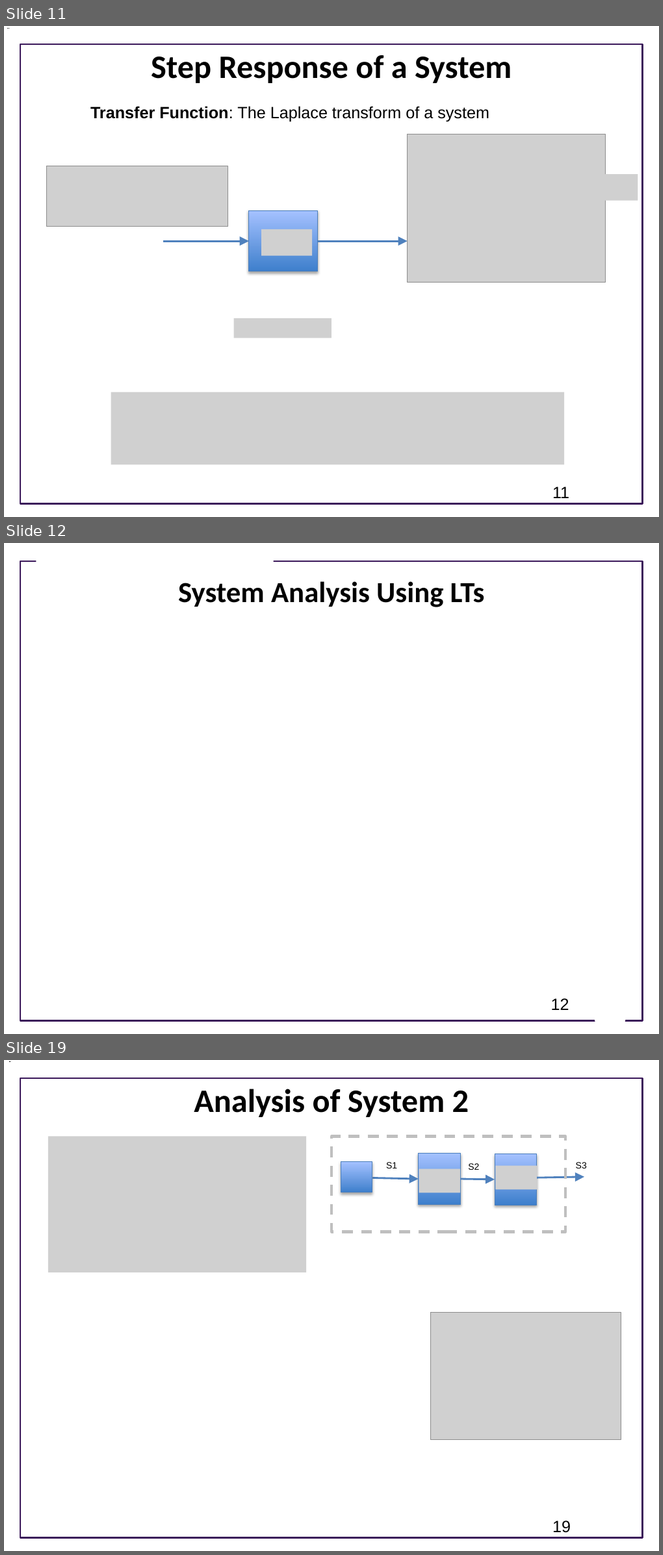
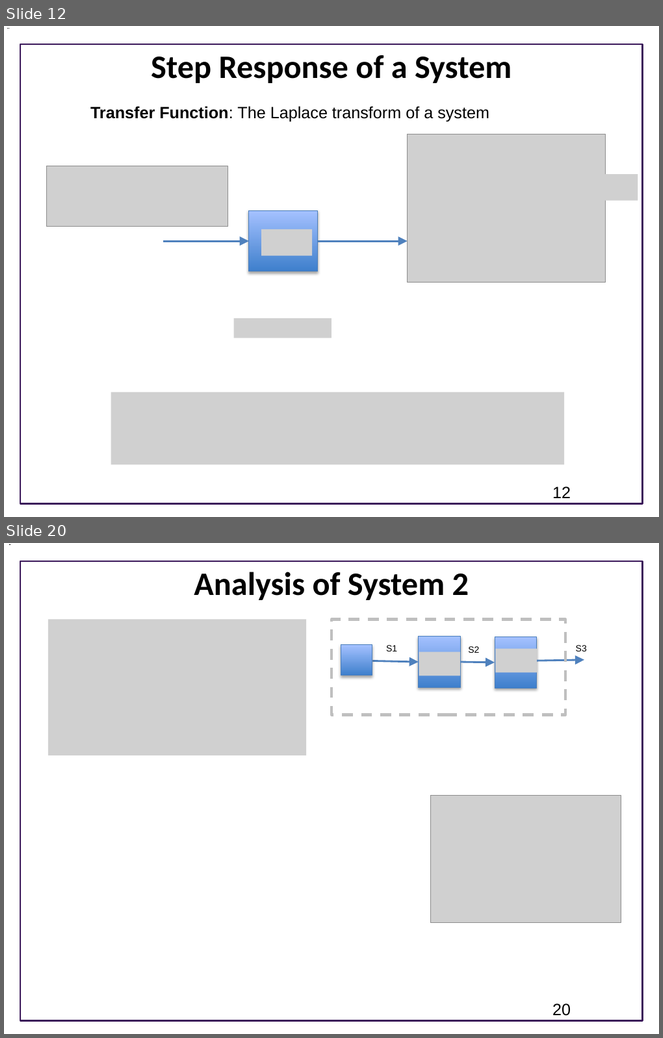
Before and after one commit to joseph-hellerstein/advanced-controls-lectures, a slide deck: Lecture_7-Laplace-Transforms/Laplace-Transforms.pptx. Shown one above the other, each under a label of ours: slides 11, 12 and 19 before the commit, slides 12 and 20 after it; the slides between them are not shown. The pictures are 663x1555 and 663x1038 pixels, drawn with LibreOffice and Linux fonts; fonts in the diff are those of the drawing; grey boxes stand for pictures; background and template pictures are left out. Boxes give left, top, right and bottom in pixels: in the first picture for what was removed or moved away, otherwise in the second. Text is boxed around its words. In the diff, an @@ line names an element or a change of style, - is before the commit and + after.

```diff
--- a/Lecture_7-Laplace-Transforms/Laplace-Transforms.pptx
+++ b/Lecture_7-Laplace-Transforms/Laplace-Transforms.pptx
@@ slide 12 removed at bbox=[4, 543, 659, 1034], background #FFFFFF; not listed: 1 template element that a slide beside it also shows @@
@@ rectangle removed at bbox=[36, 554, 273, 570] @@
@@ title removed at bbox=[178, 581, 485, 607] @@
-System Analysis Using LTs
@@ page number removed at bbox=[551, 999, 570, 1010] @@
-12
@@ trapezoid removed at bbox=[589, 998, 631, 1026] @@
@@ what was slide 11 is now slide 12 @@
@@ page number at bbox=[553, 487, 571, 499]: text changed @@
-11
+12
@@ what was slide 19 is now slide 20 @@
@@ page number at bbox=[553, 1004, 571, 1016]: text changed @@
-19
+20
```
Also in this commit, not shown: 9 slides changed, 3 slides added.
